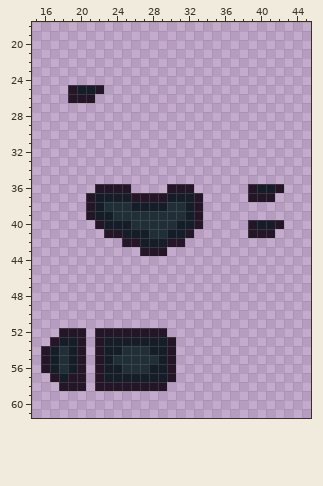
Pixel-art file: Assets/Sprites/ase/environment.aseprite. Above is the file before it was changed.
64x64 pixels, 1 frame. Shown: x 15..45, y 18..61. The old version is drawn lined up with the new one.
New version:
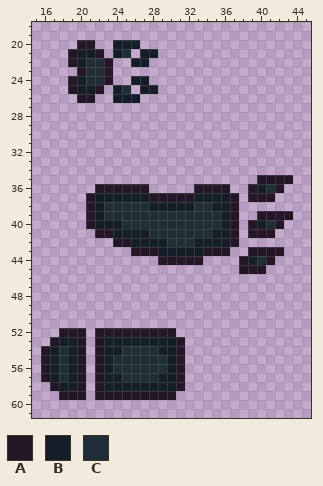
Palette (. is transparent): A #241527  B #151d28  C #202e37
The edit:
drawings rearranged on the sheet (the old picture shows each at its new place)
The edit adds colour A in row 20 at x 20 to 21; in row 21 at x 19 and 22; in row 22 at x 19 and 23; in row 23 at x 20 and 23; in row 24 at x 19 and 23; in row 35 at x 40 to 43.
The edit adds colour A in row 36 at x 26 to 27 and 33 to 36; in rows 37 to 38 at x 37; in row 39 at x 37 and 40 to 43; in row 40 at x 21 and 37; in row 41 at x 22 and 37; in row 42 at x 24 and 37.
The edit adds colour A in row 43 at x 26, 34 to 36 and 39 to 42; in row 44 at x 29 to 33, 38 and 41; in row 45 at x 38 to 40; in row 52 at x 30; in rows 53 to 56 at x 31; in row 57 at x 16 and 31.
The edit adds colour A in row 58 at x 17 and 31; in row 59 at x 18 to 20 and 22 to 30.
Colour B gives way to colour A in row 37 at x 30 to 32.
The edit adds colour B in row 20 at x 24 to 26; in row 21 at x 20 to 21, 24 and 27 to 28; in row 22 at x 20 and 26 to 27; in row 24 at x 20 and 26 to 27; in row 25 at x 24 and 27 to 28; in row 26 at x 24 to 26.
The edit adds colour B in row 37 at x 34 to 36; in row 38 at x 35 to 36; in rows 39 to 40 at x 36; in row 41 at x 35 to 36; in row 42 at x 33 to 36; in row 43 at x 30 to 33.
The edit adds colour B in row 44 at x 39; in row 58 at x 30.
Colour A gives way to colour B in row 37 at x 26 to 27 and 33; in row 40 at x 22; in row 41 at x 24; in row 42 at x 26; in row 43 at x 29; in rows 53 to 56 at x 30.
Colour A gives way to colour B in row 57 at x 17, 19 and 30; in row 58 at x 18 to 19 and 23 to 29.
Colour C gives way to colour B in row 38 at x 30 to 31.
The edit adds colour C in row 21 at x 25; in rows 22 to 24 at x 21 to 22; in row 25 at x 25; in row 38 at x 34; in rows 39 to 40 at x 34 to 35; in row 41 at x 33 to 34.
The edit adds colour C in row 42 at x 32; in row 44 at x 40.
Colour A gives way to colour C in rows 38 to 40 at x 33; in row 41 at x 32; in row 42 at x 30 to 31.
Colour B gives way to colour C in row 36 at x 41; in row 38 at x 26 to 27; in row 39 at x 23 and 32; in row 40 at x 25, 31 to 32 and 41; in row 41 at x 30 to 31; in row 54 at x 28.
Colour B gives way to colour C in row 55 at x 29; in row 56 at x 24 and 28 to 29; in row 57 at x 18 and 25 to 28.
The edit erases colour A in row 26 at x 19; in row 36 at x 30 to 32.
